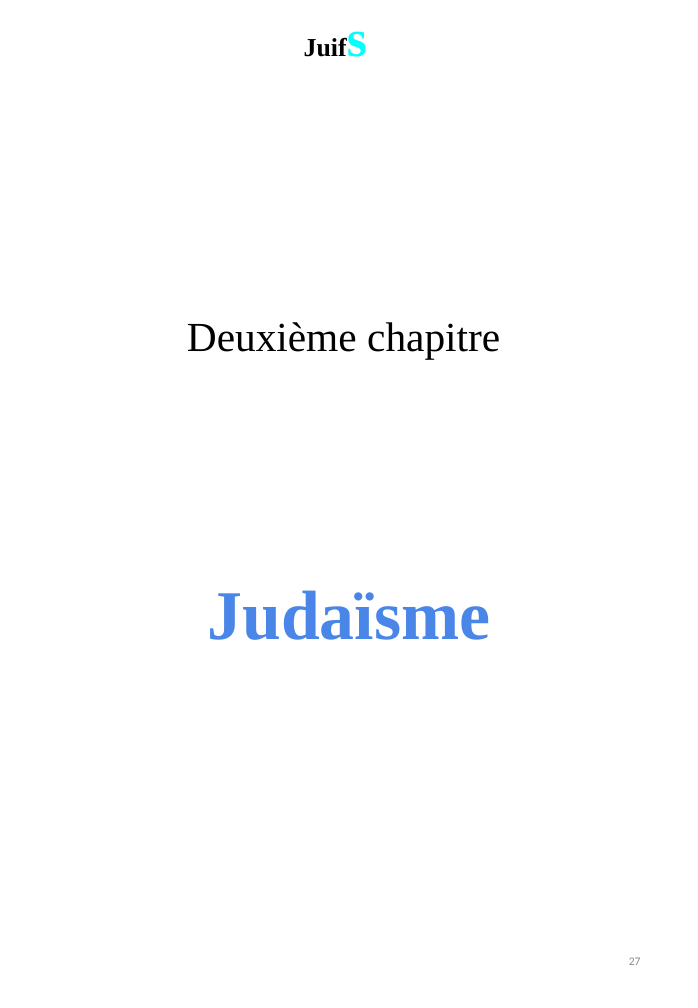
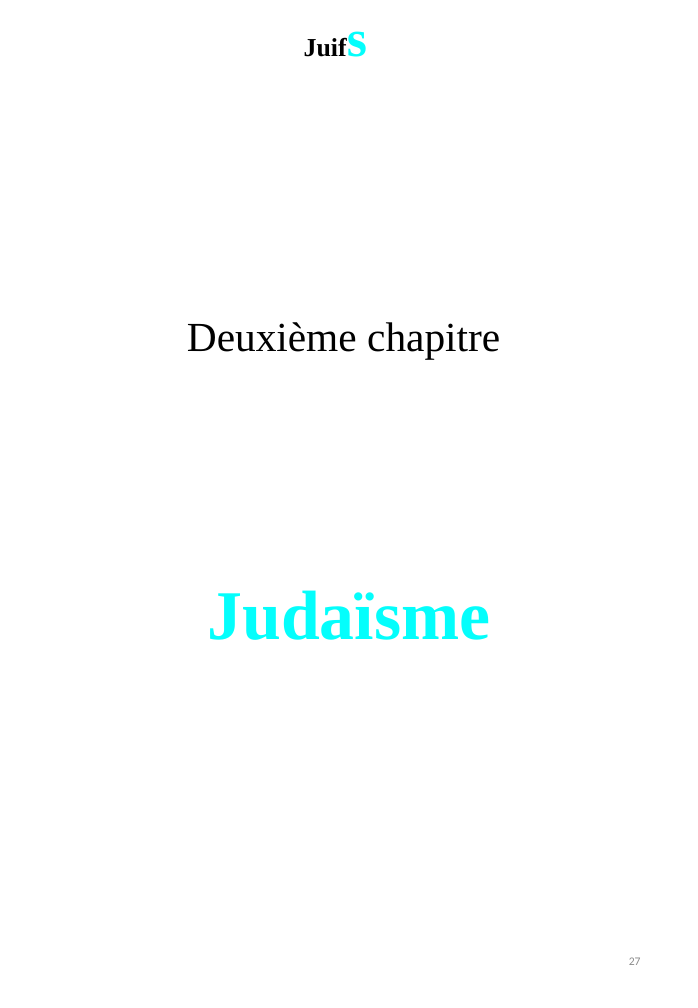
Before and after one commit to BenjaminLOUIS84/e_commerce, a slide deck: slide 27 of e_commerce/public/ppsx/tome2.ppsx. Drawn at 698x1008 pixels with LibreOffice and Linux fonts; fonts in the diff are those of the drawing. Boxes give left, top, right and bottom in pixels: in the first picture for what was removed or moved away, otherwise in the second. Text is boxed around its words. In the diff, an @@ line names an element or a change of style, - is before the commit and + after.

```diff
--- a/e_commerce/public/ppsx/tome2.ppsx
+++ b/e_commerce/public/ppsx/tome2.ppsx
@@ text at (x1=207, y1=590, x2=490, y2=640): text colour #4A86E8 to #04FEFC in "Judaïsme" @@
```
Also in this commit, not shown: 2 other slides changed, 80 slides added.
